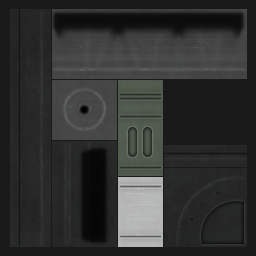
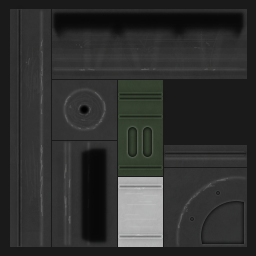
Revision of a layered 256x256 image; what changed, layer by layer:
"b" (1st of 5, in "fairings"): blend pass through → overlay over [118, 92, 163, 239]
unmasked "b higher" (1st of 2, in "fairings" › "b") over [132, 185, 146, 239]
painted on "b high" (1st of 2, in "fairings" › "b"), unmasked it over [118, 92, 163, 239]
unmasked "b grime 2" (1st of 2, in "fairings") over [122, 189, 159, 234]
"wear" (in "fairings"): opacity 20% → 7%, blend normal → overlay, painted on it over [10, 9, 247, 247]
"high 2": blend normal → overlay, painted on it, unmasked it over [25, 39, 228, 229]
"high 1": blend normal → overlay, painted on it, unmasked it over [38, 9, 247, 247]
"b" (3rd of 5, in "spike_1"): blend pass through → overlay over [13, 9, 246, 247]
painted on "b higher" (2nd of 2, in "spike_1" › "b"), unmasked it over [13, 32, 23, 225]
painted on "b high" (2nd of 2, in "spike_1" › "b"), unmasked it over [17, 9, 245, 247]
"b grime 5": blend normal → overlay, painted on it, unmasked it over [82, 19, 228, 70]
"b grime 4": blend normal → overlay, painted on it, unmasked it over [52, 39, 247, 77]
"b grime 3": blend normal → overlay, painted on it, unmasked it over [52, 26, 247, 63]
"b grime 2" (2nd of 2, in "spike_1"): blend normal → overlay, painted on it, unmasked it over [15, 23, 245, 212]
removed layer "wear" (2nd of 2, in "spike_1") (was 20%) from group "spike_1" over [10, 9, 247, 247]
painted on "b" (5th of 5) over [10, 9, 247, 247]
